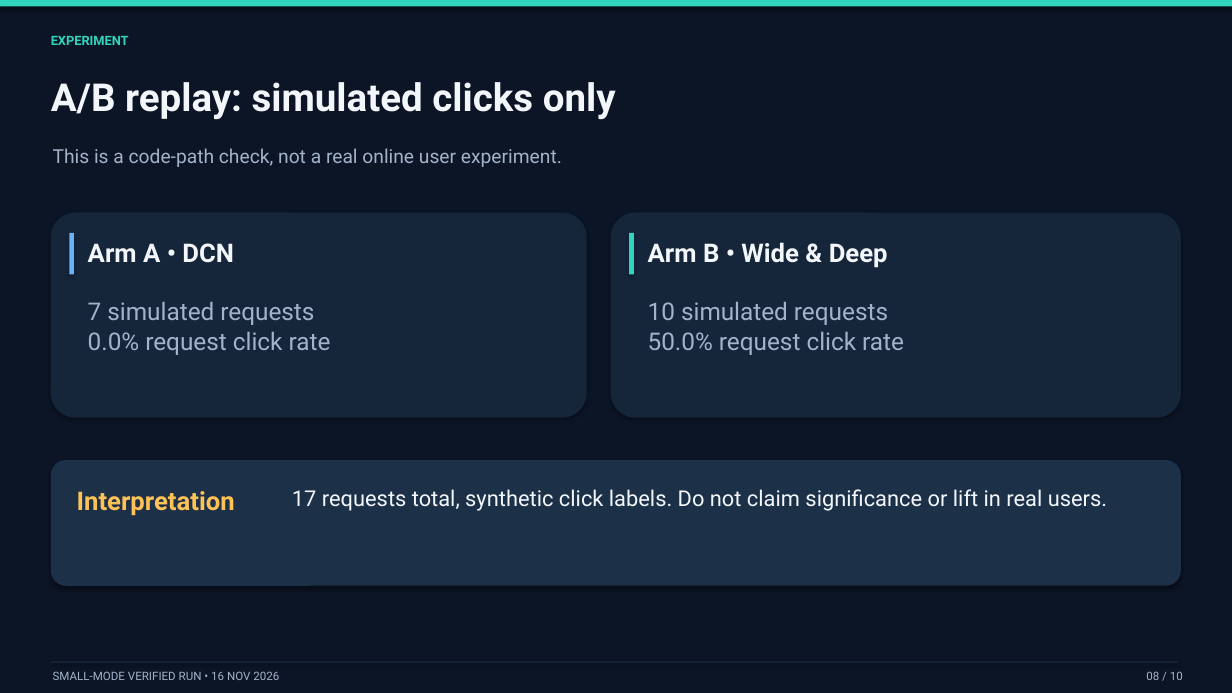
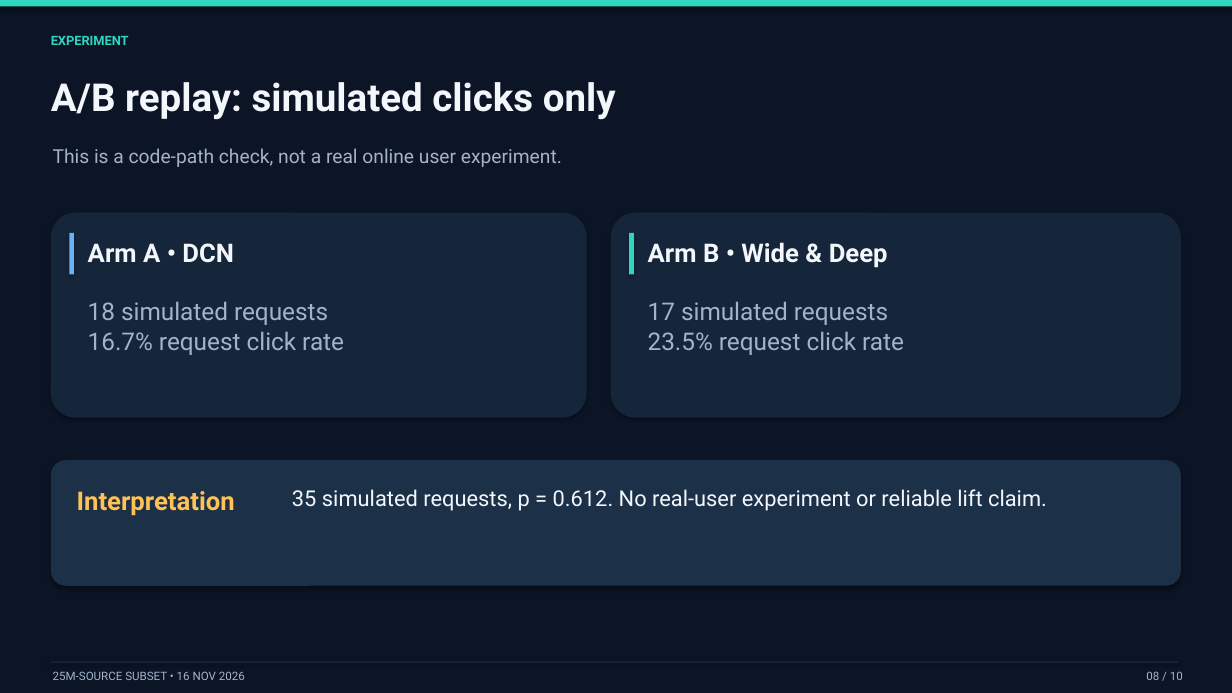
Before and after one commit to HarleetKaur/recsys-engine, a slide deck: slide 8 of docs/Recommendation_Engine_10min.pptx. Drawn at 1232x693 pixels with LibreOffice and Linux fonts; fonts in the diff are those of the drawing. Boxes give left, top, right and bottom in pixels: in the first picture for what was removed or moved away, otherwise in the second. Text is boxed around its words. In the diff, an @@ line names an element or a change of style, - is before the commit and + after.

Commit message:
Add MovieLens 25M subset results and final documentation

```diff
--- a/docs/Recommendation_Engine_10min.pptx
+++ b/docs/Recommendation_Engine_10min.pptx
@@ text at [88,302,344,355]: text changed @@
-7 simulated requests
-0.0% request click rate
+18 simulated requests
+16.7% request click rate
@@ text at [648,302,904,355]: text changed @@
-10 simulated requests
-50.0% request click rate
+17 simulated requests
+23.5% request click rate
@@ text at [292,489,1047,511]: text changed @@
-17 requests total, synthetic click labels. Do not claim significance or lift in real users.
+35 simulated requests, p = 0.612. No real-user experiment or reliable lift claim.
@@ text at [53,671,245,680]: text changed @@
-SMALL-MODE VERIFIED RUN • 16 NOV 2026
+25M-SOURCE SUBSET • 16 NOV 2026
```
Also in this commit, not shown: 9 other slides changed, 14 other files.
